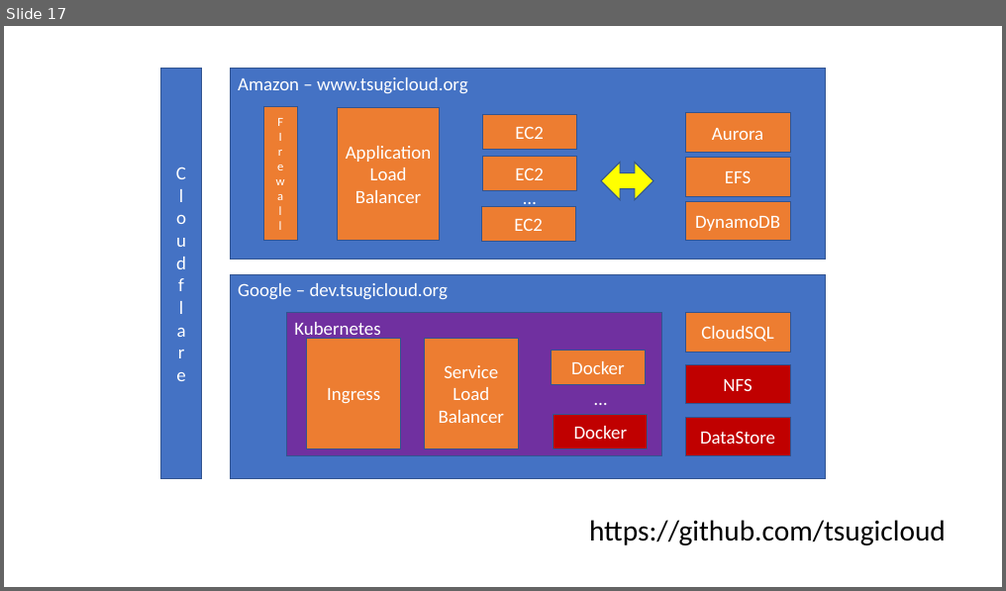
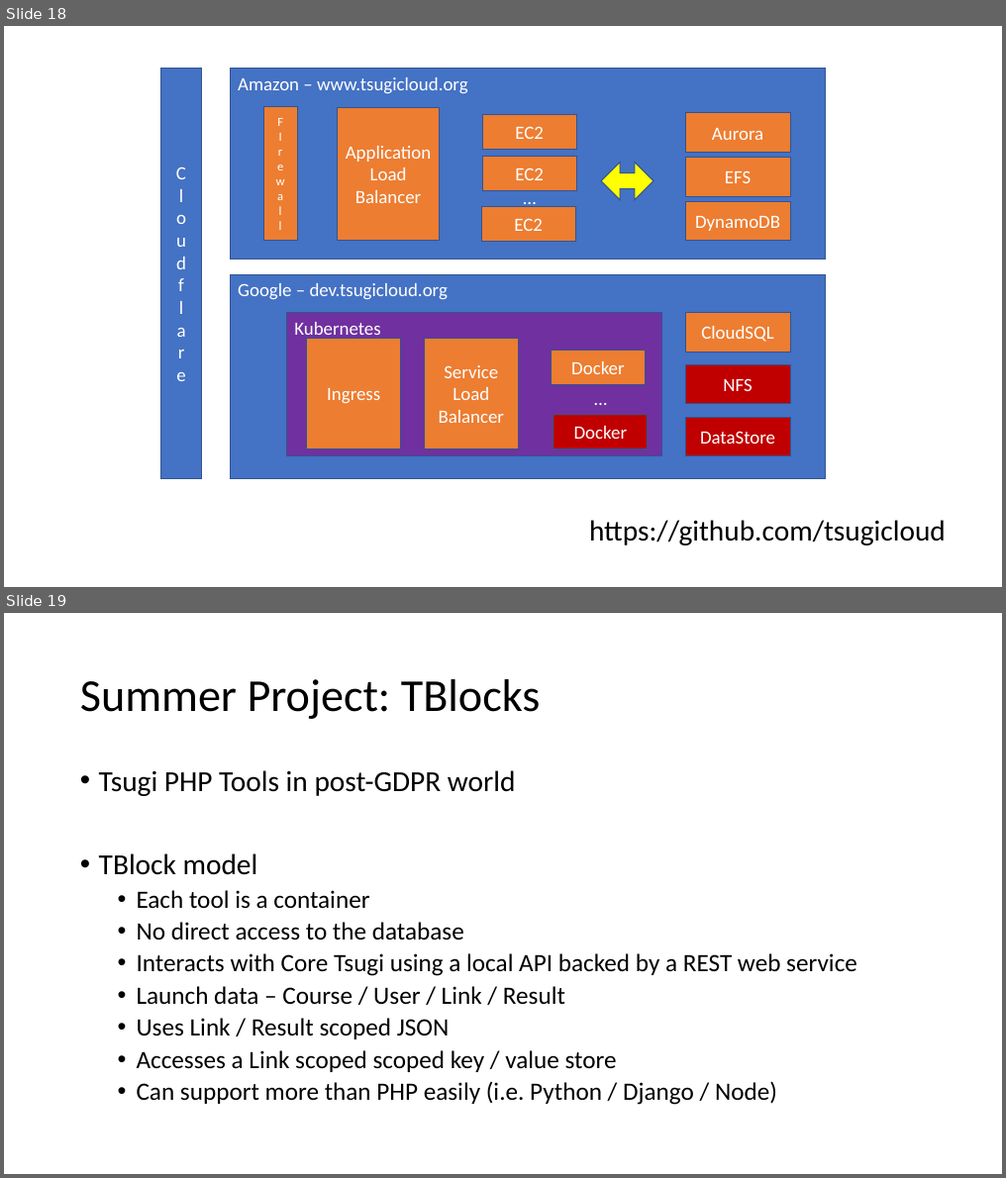
Before and after one commit to csev/talks, a slide deck: 2018/2018-05-Tsugi-Tech.pptx. Shown one above the other, each under a label of ours: slide 17 before the commit, slides 18 and 19 after it. The pictures are 1006x591 and 1006x1178 pixels, drawn with LibreOffice and Linux fonts; fonts in the diff are those of the drawing. Boxes give left, top, right and bottom in pixels: in the first picture for what was removed or moved away, otherwise in the second. Text is boxed around its words. In the diff, an @@ line names an element or a change of style, - is before the commit and + after.

```diff
--- a/2018/2018-05-Tsugi-Tech.pptx
+++ b/2018/2018-05-Tsugi-Tech.pptx
@@ slide 19 added at (4,613,1002,1174), background #FFFFFF @@
@@ title added at (80,679,541,719), 44 pt, text #000000 @@
+Summer Project: TBlocks
@@ text added at (99,770,857,1105), 24 pt, text #000000 @@
+• Tsugi PHP Tools in post-GDPR world
+• TBlock model
+  • Each tool is a container
+  • No direct access to the database
+  • Interacts with Core Tsugi using a local API backed by a REST web service
+  • Launch data – Course / User / Link / Result
+  • Uses Link / Result scoped JSON
+  • Accesses a Link scoped scoped key / value store
+  • Can support more than PHP easily (i.e. Python / Django / Node)
@@ what was slide 17 is now slide 18 @@
```
Also in this commit, not shown: 3 slides changed, 3 other slides added, 2 other files.
